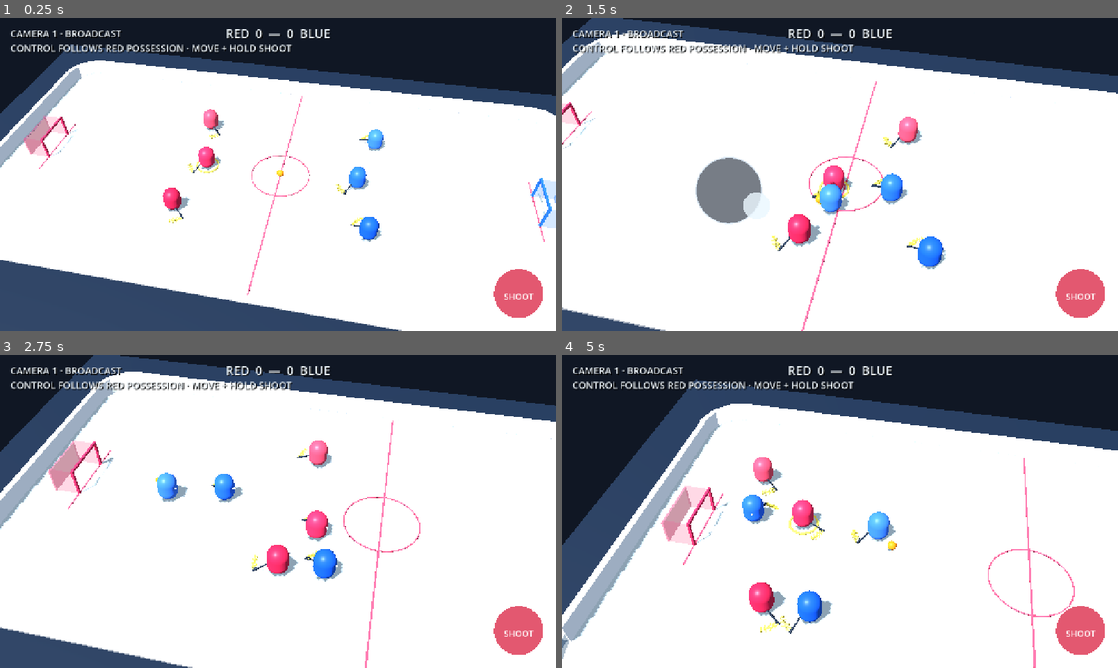
Above: before the commit, frames 1-4 (two rows, left to right).
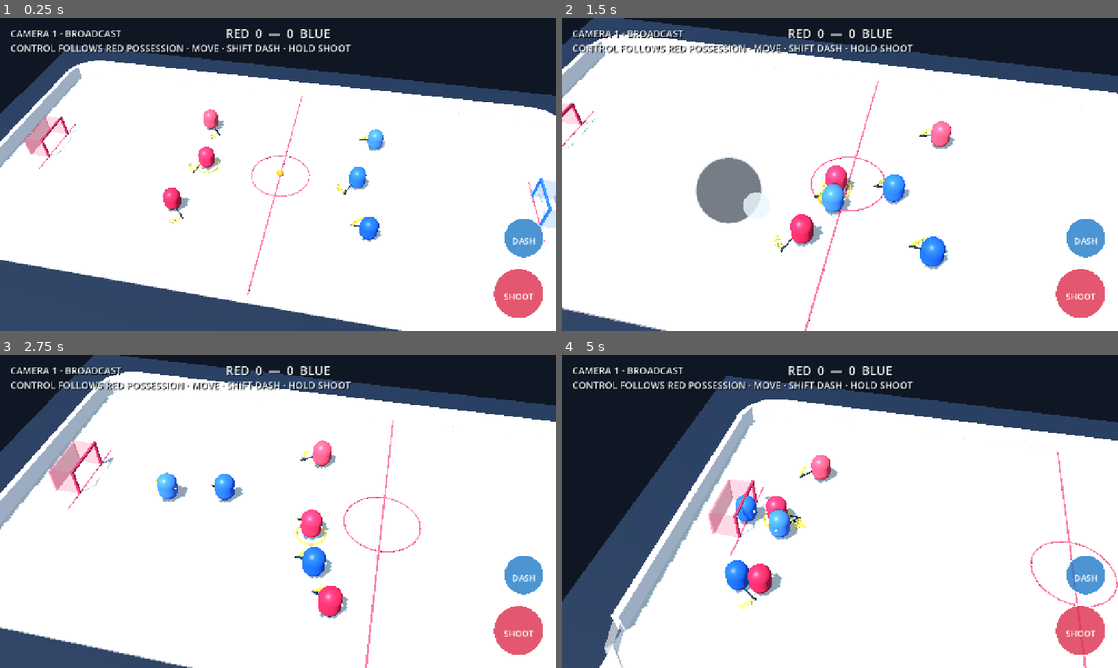
Above: after the commit, the same moments.

Repository: dylanwatsonsoftware/floorball-frenzy-3d
Game: Godot game, scene res://scenes/app/main.tscn
The game is run twice, just before and just after one commit, with the same random seed, the same clock (stepped at 60 frames per second) and the same inputs.
Inputs (mouse positions are in pixels of both pictures, inside the frame that each line leads up to):
- Up to frame 1 (0.25 s): no input
- Up to frame 2 (1.5 s): tap Enter at 0.5 s; move the mouse to (962, 158) at 0.52 s; hold D (move_right) 0.53-1.25 s; hold Space (shoot) 0.53-1.25 s; tap Shift (dash) at 0.6 s; click (962, 158) at 0.67 s; drag from (728, 190) to (812, 237) at 1.27 s
- Up to frame 3 (2.75 s): move the mouse to (333, 442) at 2.02 s; hold D (move_right) from 2.03 s (still down); hold Space (shoot) from 2.03 s (still down); tap Shift (dash) at 2.1 s
- Up to frame 4 (5 s): release D (move_right) at 2.75 s; release Space (shoot) at 2.75 s; drag from (812, 574) to (673, 464) at 2.77 s; move the mouse to (1006, 558) at 3.52 s; hold A (move_left) 3.53-4.25 s; hold Space (shoot) 3.53-4.25 s; tap 1 at 3.6 s; drag from (673, 464) to (756, 433) at 4.27 s

The runs differ from the first frame. In frame 1, 1.1% of the frame differs, in the area x 39-98%, y 8-77%; in frame 2, 3.9%; in frame 3, 3.7%; in frame 4, 23%, in the area x 0-100%, y 6-100%.
Error in both runs: Cannot call method 'call' on a null value. (res://scripts/gameplay/ball_controller.gd:162)

Commit message:
feat: restore dash across the full red squad

Diff:
--- a/scripts/gameplay/mobile_controls.gd
+++ b/scripts/gameplay/mobile_controls.gd
@@ -68,6 +68,9 @@
 	var shoot_center := Vector2(viewport_size.x - EDGE_MARGIN - SHOOT_RADIUS, viewport_size.y - EDGE_MARGIN - SHOOT_RADIUS)
 	if touch_position.distance_to(shoot_center) <= SHOOT_RADIUS * 1.35:
 		return &"shoot"
+	var dash_center := Vector2(viewport_size.x - EDGE_MARGIN - DASH_RADIUS, shoot_center.y - SHOOT_RADIUS - DASH_RADIUS - 24.0)
+	if touch_position.distance_to(dash_center) <= DASH_RADIUS * 1.35:
+		return &"dash"
 	return &""
 
 
@@ -96,6 +99,11 @@
 			Input.action_press("shoot")
 			queue_redraw()
 			get_viewport().set_input_as_handled()
+		elif action == &"dash" and _dash_touch == -1:
+			_dash_touch = event.index
+			Input.action_press("dash")
+			queue_redraw()
+			get_viewport().set_input_as_handled()
 		elif _movement_touch == -1 and can_start_floating_stick(event.position, size):
 			_movement_touch = event.index
 			_movement_origin = event.position
@@ -113,6 +121,11 @@
 	elif event.index == _shoot_touch:
 		_shoot_touch = -1
 		Input.action_release("shoot")
+		queue_redraw()
+		get_viewport().set_input_as_handled()
+	elif event.index == _dash_touch:
+		_dash_touch = -1
+		Input.action_release("dash")
 		queue_redraw()
 		get_viewport().set_input_as_handled()
 
@@ -138,6 +151,7 @@
 
 func _draw() -> void:
 	var shoot_center := _shoot_center()
+	var dash_center := _dash_center()
 	if _movement_touch != -1:
 		var stick_center := _stick_center()
 		draw_circle(stick_center, STICK_RADIUS, Color(0.08, 0.12, 0.18, 0.58))
@@ -151,8 +165,17 @@
 	var label := "SHOOT"
 	var label_size := font.get_string_size(label, HORIZONTAL_ALIGNMENT_LEFT, -1, font_size)
 	draw_string(font, shoot_center - label_size * 0.5 + Vector2(0.0, label_size.y), label, HORIZONTAL_ALIGNMENT_LEFT, -1, font_size, Color.WHITE)
+	var dash_ready := 1.0 - _dash_cooldown_ratio
+	var dash_color := Color(0.25, 0.72, 1.0, 0.96) if _dash_touch != -1 else Color(0.12, 0.48, 0.78, 0.8)
+	draw_circle(dash_center, DASH_RADIUS, dash_color.darkened(_dash_cooldown_ratio * 0.55))
+	draw_arc(dash_center, DASH_RADIUS, -PI * 0.5, -PI * 0.5 + TAU * dash_ready, 48, Color.WHITE, 3.0)
+	var dash_label := "DASH"
+	var dash_label_size := font.get_string_size(dash_label, HORIZONTAL_ALIGNMENT_LEFT, -1, font_size)
+	draw_string(font, dash_center - dash_label_size * 0.5 + Vector2(0.0, dash_label_size.y), dash_label, HORIZONTAL_ALIGNMENT_LEFT, -1, font_size, Color.WHITE)
 
 
 func _exit_tree() -> void:
 	if _shoot_touch != -1:
 		Input.action_release("shoot")
+	if _dash_touch != -1:
+		Input.action_release("dash")
--- a/scripts/gameplay/squad_ai_controller.gd
+++ b/scripts/gameplay/squad_ai_controller.gd
@@ -6,12 +6,17 @@
 const RINK_HALF_LENGTH := 18.1
 const RINK_HALF_WIDTH := 8.6
 const STICK_BASE_Y_ANGLE := -28.0
+const DASH_STREAK_SECONDS := 0.18
 
 var _facing_direction := Vector3.RIGHT
 var _ball: Node3D
 var _mobile_controls: Control
 var _shot_aim_locked := false
 var _control_ring: MeshInstance3D
+var _dash_cooldown := 0.0
+var _dash_streak_remaining := 0.0
+var _dash_direction := Vector3.RIGHT
+var _dash_streak: Node3D
 
 
 func _ready() -> void:
@@ -19,6 +24,7 @@
 	_mobile_controls = get_node_or_null("../../HUD/MobileControls") as Control
 	_facing_direction = Vector3.RIGHT if get_team() == &"red" else Vector3.LEFT
 	_control_ring = get_node_or_null("ControlRing") as MeshInstance3D
+	_dash_streak = get_node_or_null("DashStreak") as Node3D
 
 
 func _physics_process(delta: float) -> void:
@@ -28,9 +34,20 @@
 		_control_ring.visible = is_human_controlled()
 	if not _ball.is_physics_processing():
 		velocity = Vector3.ZERO
+		_dash_streak_remaining = 0.0
+		if _dash_streak != null:
+			_dash_streak.visible = false
 		return
 	var movement := _human_movement() if is_human_controlled() else _ai_movement()
-	velocity = PlayerMotorScript.step_velocity(velocity, movement, delta)
+	_dash_cooldown = maxf(0.0, _dash_cooldown - delta)
+	_dash_streak_remaining = maxf(0.0, _dash_streak_remaining - delta)
+	_update_dash_feedback()
+	if is_human_controlled() and Input.is_action_just_pressed("dash"):
+		try_dash(movement)
+	if is_dashing():
+		velocity = _dash_direction * PlayerMotorScript.DASH_SPEED
+	else:
+		velocity = PlayerMotorScript.step_velocity(velocity, movement, delta)
 	move_and_slide()
 	var boundary := RinkCollisionScript.constrain_body(global_position, velocity, RINK_HALF_LENGTH, RINK_HALF_WIDTH, 1.8)
 	global_position = boundary.position
@@ -38,6 +55,8 @@
 	if not movement.is_zero_approx():
 		_facing_direction = Vector3(movement.x, 0.0, movement.y)
 		rotation.y = lerp_angle(rotation.y, atan2(_facing_direction.x, _facing_direction.z), minf(1.0, delta * 10.0))
+	if is_human_controlled() and _mobile_controls != null and _mobile_controls.has_method("set_dash_cooldown_ratio"):
+		_mobile_controls.call("set_dash_cooldown_ratio", get_dash_cooldown_ratio())
 
 
 func _human_movement() -> Vector2:
@@ -94,4 +113,31 @@
 
 
 func is_dashing() -> bool:
-	return false
+	return _dash_streak_remaining > 0.0
+
+
+func try_dash(input_vector: Vector2 = Vector2.ZERO) -> bool:
+	var dash: Dictionary = PlayerMotorScript.start_dash(input_vector, _dash_cooldown, _facing_direction)
+	if not dash.started:
+		return false
+	_dash_direction = dash.velocity.normalized()
+	velocity = dash.velocity
+	_dash_cooldown = dash.cooldown
+	_dash_streak_remaining = DASH_STREAK_SECONDS
+	_update_dash_feedback()
+	return true
+
+
+func get_dash_cooldown_ratio() -> float:
+	return clampf(_dash_cooldown / PlayerMotorScript.DASH_COOLDOWN, 0.0, 1.0)
+
+
+func _update_dash_feedback() -> void:
+	if _dash_streak == null:
+		_dash_streak = get_node_or_null("DashStreak") as Node3D
+	if _dash_streak == null:
+		return
+	_dash_streak.visible = is_dashing()
+	if _dash_streak.visible:
+		var progress := 1.0 - _dash_streak_remaining / DASH_STREAK_SECONDS
+		_dash_streak.scale = Vector3.ONE * lerpf(0.9, 1.42, progress)
--- a/scripts/presentation/greybox_arena.gd
+++ b/scripts/presentation/greybox_arena.gd
@@ -271,6 +271,7 @@
 	body.material_override = _material(color, 0.42)
 	actor.add_child(body)
 	_add_stick(actor, Color("202a38"))
+	_add_dash_streak(actor, Color(1.0, 0.32, 0.2, 0.76) if team == &"red" else Color(0.18, 0.55, 1.0, 0.78))
 	if team == &"red":
 		_add_control_ring(actor)
 		_add_aim_arrow(actor)
@@ -548,7 +549,7 @@
 	_camera_tracking_initialized = true
 	_camera_charge_pullback = 0.0
 	if _camera_label != null:
-		_camera_label.text = "CAMERA %d · %s\nCONTROL FOLLOWS RED POSSESSION · MOVE + HOLD SHOOT" % [index + 1, preset.name.to_upper()]
+		_camera_label.text = "CAMERA %d · %s\nCONTROL FOLLOWS RED POSSESSION · MOVE · SHIFT DASH · HOLD SHOOT" % [index + 1, preset.name.to_upper()]
 
 
 func _add_box(node_name: String, size: Vector3, position: Vector3, color: Color, shadow: bool = true) -> MeshInstance3D:
--- a/tests/core_hud_test.gd
+++ b/tests/core_hud_test.gd
@@ -17,6 +17,9 @@
 	if "CONTROL FOLLOWS RED POSSESSION" not in camera_label.text:
 		fail("The 3v3 HUD must explain that human control follows the red ball carrier")
 		return
+	if "DASH" not in camera_label.text:
+		fail("The core HUD must make the restored desktop dash control discoverable")
+		return
 	print("Core-only match HUD is valid.")
 	scene.queue_free()
 	quit(0)
--- a/tests/mobile_controls_test.gd
+++ b/tests/mobile_controls_test.gd
@@ -33,8 +33,8 @@
 		return
 
 	var action: StringName = controls.action_at_position(Vector2(926.0, 386.0), Vector2(1000.0, 600.0))
-	if action != &"":
-		fail("The mobile HUD must reserve its secondary button area while core floorball feel is being tuned")
+	if action != &"dash":
+		fail("The mobile HUD secondary button must trigger the core dash action")
 		return
 	if not is_equal_approx(controls.normalize_cooldown_ratio(1.4), 1.0):
 		fail("Dash cooldown feedback must clamp above one")
--- a/tests/squad_scene_test.gd
+++ b/tests/squad_scene_test.gd
@@ -55,6 +55,18 @@
 		fail("Human control must switch to red_2 alone when red_2 gains possession")
 		return
 	red_two.set_physics_process(true)
+	if not red_two.has_method("try_dash") or not red_two.has_method("is_dashing"):
+		fail("Every red player that can receive control must expose the core dash movement")
+		return
+	var dash_start: Vector3 = red_two.position
+	if not red_two.call("try_dash", Vector2.DOWN):
+		fail("A newly controlled support player must be able to start a ready dash")
+		return
+	for frame in 8:
+		await physics_frame
+	if red_two.position.distance_to(dash_start) < 1.2:
+		fail("Support-player dash must create a real sustained movement burst; displacement=%s" % red_two.position.distance_to(dash_start))
+		return
 	await physics_frame
 	var carrier_ring := red_two.get_node_or_null("ControlRing") as MeshInstance3D
 	var captain_ring := scene.get_node_or_null("Arena/Player/ControlRing") as MeshInstance3D
